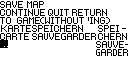
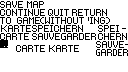
Before/after of a (128, 72) layered artwork. What changed in the layer stack:
added layer "carte copy" in group "fr" over <box>16,45,45,52</box>
added layer "karte copy" in group "de" over <box>49,45,79,52</box>
